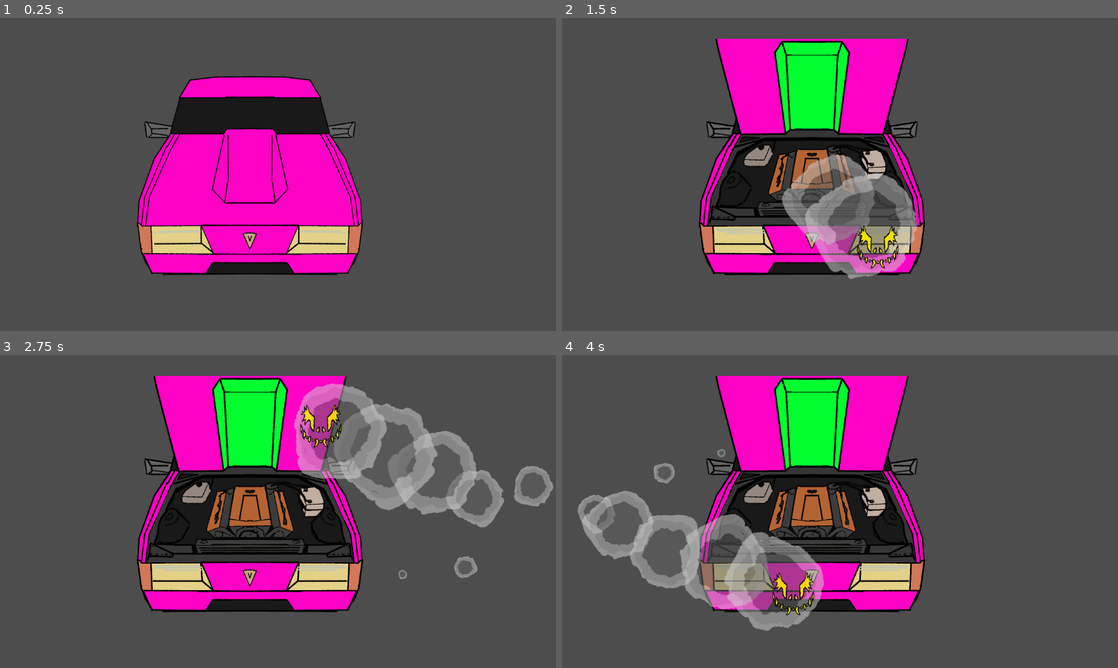
Above: before the commit, frames 1-4 (two rows, left to right).
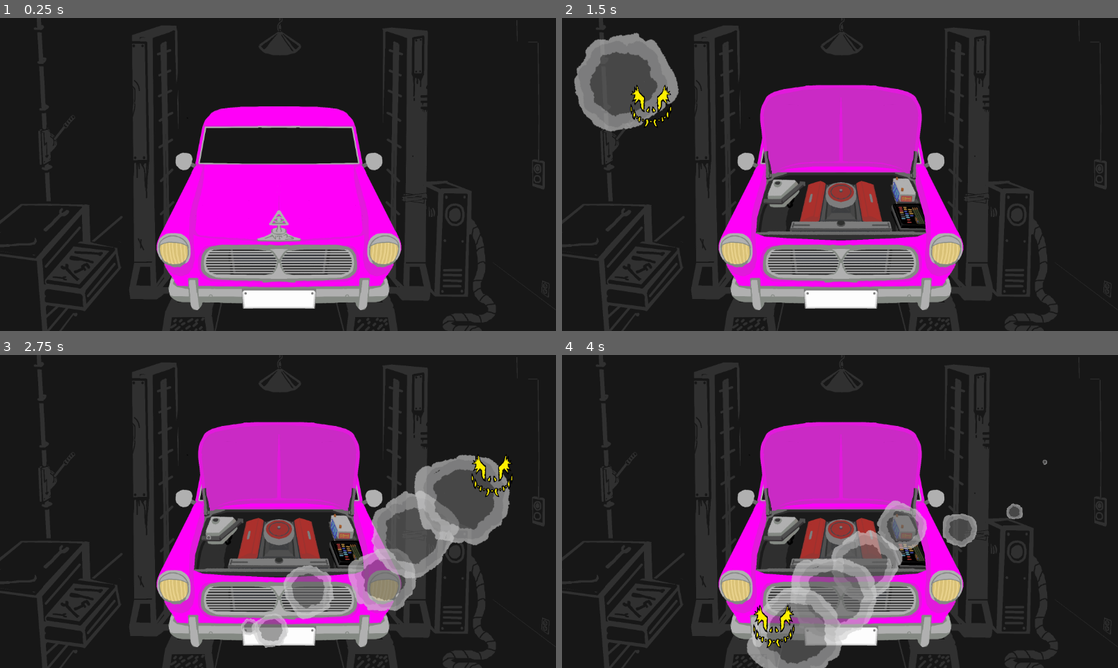
Above: after the commit, the same moments.

Repository: wildp4nts/gamemacgameface
Game: Godot game, scene res://game_scene.tscn
The game is run twice, just before and just after one commit, with the same random seed, the same clock (stepped at 60 frames per second) and the same inputs.
Inputs (mouse positions are in pixels of both pictures, inside the frame that each line leads up to):
- Up to frame 1 (0.25 s): no input
- Up to frame 2 (1.5 s): click (840, 199) at 0.52 s; click (840, 199) at 1.27 s
- Up to frame 3 (2.75 s): click (278, 536) at 2.02 s
- Up to frame 4 (4 s): click (840, 536) at 2.77 s; click (840, 536) at 3.52 s

The runs differ from the first frame. In frame 1, 98% of the frame differs, in the area x 0-100%, y 0-100%; in frame 2, 96%; in frame 3, 95%; in frame 4, 97%.

Commit message:
Car gen, background

Diff:
--- /dev/null
+++ b/classes/Car/car.gd
@@ -0,0 +1,34 @@
+extends Node2D
+
+var cars : Array[String] = ["A", "B", "C"]
+
+var is_open : bool = false
+
+var hoodOpened
+var hoodClosed
+
+@onready var hood : TextureButton = get_node("hood")
+
+# Called when the node enters the scene tree for the first time.
+func _ready():
+	var car : int = randi_range(0, cars.size() - 1)
+	hoodOpened = load("res://assets/CAR/CAR_" + cars[car] + "/HOODO.png")
+	hoodClosed = load("res://assets/CAR/CAR_" + cars[car] + "/HOODC.png")
+	get_node("base").texture = load("res://assets/CAR/CAR_" + cars[car] + "/BASE.png")
+	get_node("grill").texture = load("res://assets/CAR/CAR_" + cars[car] + "/GRILL" + str(randi_range(1, 2)) + ".png")
+	get_node("headlights").texture = load("res://assets/CAR/CAR_" + cars[car] + "/HEADLIGHTS" + str(randi_range(1, 2)) + ".png")
+	hood.texture_normal = hoodClosed
+	hood.texture_click_mask.create_from_image_alpha(hoodClosed.get_image())
+	get_node("regplt").texture = load("res://assets/CAR/CAR_" + cars[car] + "/REGPLT.png")
+	if car != 1: #cars[1] = 'B'
+		get_node("blinkers").texture = load("res://assets/CAR/CAR_" + cars[car] + "/BLINKERS.png")
+
+
+func _on_hood_pressed():
+	if ! is_open:
+		hood.texture_normal = hoodOpened
+		hood.texture_click_mask.create_from_image_alpha(hoodOpened.get_image())
+	else:
+		hood.texture_normal = hoodClosed
+		hood.texture_click_mask.create_from_image_alpha(hoodClosed.get_image())
+	is_open = !is_open
--- /dev/null
+++ b/classes/Car/car.tscn
@@ -0,0 +1,33 @@
+[gd_scene load_steps=4 format=3 uid="uid://dqexsgwolxlno"]
+
+[ext_resource type="Script" path="res://classes/Car/car.gd" id="1_omnf1"]
+[ext_resource type="PackedScene" uid="uid://dhwdo8wn1d4jx" path="res://classes/Car/engine_bay.tscn" id="2_8od8y"]
+
+[sub_resource type="BitMap" id="BitMap_l1cqy"]
+
+[node name="Car" type="Node2D"]
+script = ExtResource("1_omnf1")
+
+[node name="Engine Bay" parent="." instance=ExtResource("2_8od8y")]
+
+[node name="base" type="Sprite2D" parent="."]
+centered = false
+
+[node name="grill" type="Sprite2D" parent="."]
+centered = false
+
+[node name="headlights" type="Sprite2D" parent="."]
+centered = false
+
+[node name="hood" type="TextureButton" parent="."]
+offset_right = 40.0
+offset_bottom = 40.0
+texture_click_mask = SubResource("BitMap_l1cqy")
+
+[node name="regplt" type="Sprite2D" parent="."]
+centered = false
+
+[node name="blinkers" type="Sprite2D" parent="."]
+centered = false
+
+[connection signal="pressed" from="hood" to="." method="_on_hood_pressed"]
--- /dev/null
+++ b/classes/Car/engine_bay.gd
@@ -0,0 +1,15 @@
+extends Node2D
+
+var engine_parts_count : int
+
+signal clicked_on
+
+# Called when the node enters the scene tree for the first time.
+func _ready():
+	var engine_parts : Array[Node] = get_tree().get_nodes_in_group("engine_part")
+	for engine_part in engine_parts:
+		engine_part.pressed.connect(_on_pressed)
+	engine_parts_count = engine_parts.size()
+
+func _on_pressed():
+	clicked_on.emit()
--- a/classes/Car/engine_bay.tscn
+++ b/classes/Car/engine_bay.tscn
@@ -1,5 +1,6 @@
-[gd_scene load_steps=8 format=3 uid="uid://dhwdo8wn1d4jx"]
+[gd_scene load_steps=9 format=3 uid="uid://dhwdo8wn1d4jx"]
 
+[ext_resource type="Script" path="res://classes/Car/engine_bay.gd" id="1_2i5uv"]
 [ext_resource type="Texture2D" uid="uid://tdp6gx8m5ri5" path="res://assets/CAR/ENGINEBAY/BAY.png" id="1_dje1w"]
 [ext_resource type="Texture2D" uid="uid://oirrgvpwfrrd" path="res://assets/CAR/ENGINEBAY/BAYFRONT.png" id="2_ogig3"]
 [ext_resource type="PackedScene" uid="uid://fgge3d5dmw8x" path="res://classes/Car/engine_bay/fusebox.tscn" id="2_pyp8o"]
@@ -9,22 +10,23 @@
 [ext_resource type="PackedScene" uid="uid://phnj1vgcko4p" path="res://classes/Car/engine_bay/watertank.tscn" id="6_wg2m0"]
 
 [node name="Engine Bay" type="Node2D"]
+script = ExtResource("1_2i5uv")
 
 [node name="bay" type="Sprite2D" parent="."]
 texture = ExtResource("1_dje1w")
 centered = false
 
-[node name="Battery" parent="." instance=ExtResource("3_nw4y2")]
+[node name="Battery" parent="." groups=["engine_part"] instance=ExtResource("3_nw4y2")]
 offset_right = 1024.0
 offset_bottom = 1024.0
 
-[node name="Fusebox" parent="." instance=ExtResource("2_pyp8o")]
+[node name="Fusebox" parent="." groups=["engine_part"] instance=ExtResource("2_pyp8o")]
 
-[node name="Engine" parent="." instance=ExtResource("4_iwcl1")]
+[node name="Engine" parent="." groups=["engine_part"] instance=ExtResource("4_iwcl1")]
 
-[node name="Radiator" parent="." instance=ExtResource("5_n321p")]
+[node name="Radiator" parent="." groups=["engine_part"] instance=ExtResource("5_n321p")]
 
-[node name="Watertank" parent="." instance=ExtResource("6_wg2m0")]
+[node name="Watertank" parent="." groups=["engine_part"] instance=ExtResource("6_wg2m0")]
 
 [node name="bay_front" type="Sprite2D" parent="."]
 texture = ExtResource("2_ogig3")
--- a/classes/car_old.gd
+++ b/classes/car_old.gd
@@ -1,4 +1,4 @@
-class_name car
+class_name car_old
 
 extends Node2D
 
--- a/classes/ghost.gd
+++ b/classes/ghost.gd
@@ -15,14 +15,15 @@
 
 @export var y_threshold : float
 
+@export var max_speed : int
+
 var window_id: int
 
 func _ready():
 	timer = get_node("Timer")
 	timer.set_paused(true)
 	get_node("Sprite2D").texture = load("res://assets/GOSE/Ghost" + str(randi_range(1,4)) + ".png")
-	#random spawn position TODO
-	position = Vector2(randi_range((-1)*get_viewport().size.x+1,get_viewport().size.x-1), randi_range((-1)*get_viewport().size.y+1,get_viewport().size.y-1))
+	position = Vector2(randi_range(150,get_viewport().size.x-150), randi_range(150,get_viewport().size.y-150)) #150 je zde aby se nespawnovali v hranicích okna, neni to ideal, ale funguje +-
 
 func _process(delta):
 	if !timer.is_stopped():
@@ -30,6 +31,11 @@
 
 	x_speed += randf_range(-x_threshold,x_threshold)*delta
 	y_speed += randf_range(-y_threshold,y_threshold)*delta
+
+	if (x_speed > max_speed):
+		x_speed = max_speed
+	if (y_speed > max_speed):
+		y_speed = max_speed
 
 	self.position += Vector2(x_speed,y_speed)
 
--- a/classes/ghost.tscn
+++ b/classes/ghost.tscn
@@ -42,6 +42,7 @@
 y_speed = 15.0
 x_threshold = 100.0
 y_threshold = 100.0
+max_speed = 50
 
 [node name="GPUParticles2D" type="GPUParticles2D" parent="."]
 process_material = SubResource("ParticleProcessMaterial_vkwrt")
--- a/enginepart.gd
+++ /dev/null
@@ -1,11 +0,0 @@
-extends TextureButton
-
-
-# Called when the node enters the scene tree for the first time.
-func _ready():
-	pass # Replace with function body.
-
-
-# Called every frame. 'delta' is the elapsed time since the previous frame.
-func _process(delta):
-	pass
--- a/game_scene.gd
+++ b/game_scene.gd
@@ -1,11 +1,24 @@
 extends Node2D
+
+@export var min_enemies_count : int
+
+var enemies_to_spawn : int
+
+var enemies_to_defeat : int
+
+var enemies : Array[Resource] = [preload("res://classes/ghost.tscn")]
 
 func _ready():
 	get_node("left").body_entered.connect(_on_x_body_entered)
 	get_node("right").body_entered.connect(_on_x_body_entered)
 	get_node("up").body_entered.connect(_on_y_body_entered)
 	get_node("down").body_entered.connect(_on_y_body_entered)
+	var engine = get_node("Car/Engine Bay")
+	engine.clicked_on.connect(_on_clicked_on_engine)
 
+	enemies_to_spawn = randi_range(min_enemies_count, engine.engine_parts_count)
+	print(enemies_to_spawn)
+	enemies_to_defeat = enemies_to_spawn
 
 
 func _on_x_body_entered(body):
@@ -15,3 +28,20 @@
 func _on_y_body_entered(body):
 	if (body is ghost):
 		body.y_speed *= -1
+
+func _on_clicked_on_engine():
+	if (enemies_to_spawn == 0):
+		return
+
+	var instance : Node = enemies[randi_range(0,enemies.size() - 1)].instantiate()
+	add_child(instance)
+	instance.defeated.connect(enemy_defeated)
+	enemies_to_spawn -= 1
+
+
+func enemy_defeated(instance):
+	instance.queue_free()
+	print("defeated")
+	enemies_to_defeat -= 1
+	if (enemies_to_defeat == 0):
+		print("defeated all enemies")
--- a/game_scene.tscn
+++ b/game_scene.tscn
@@ -1,7 +1,8 @@
-[gd_scene load_steps=5 format=3 uid="uid://cdge3xegix4gd"]
+[gd_scene load_steps=6 format=3 uid="uid://cdge3xegix4gd"]
 
 [ext_resource type="Script" path="res://game_scene.gd" id="1_nrm5f"]
-[ext_resource type="PackedScene" uid="uid://coa0k7irphlrs" path="res://classes/car_old.tscn" id="1_xteds"]
+[ext_resource type="PackedScene" uid="uid://dqexsgwolxlno" path="res://classes/Car/car.tscn" id="2_cib0n"]
+[ext_resource type="Texture2D" uid="uid://mkxu310r8te0" path="res://assets/BGGGGG.png" id="3_3x560"]
 
 [sub_resource type="RectangleShape2D" id="RectangleShape2D_so5xd"]
 size = Vector2(48, 1322)
@@ -12,9 +13,7 @@
 [node name="Node2D" type="Node2D"]
 scale = Vector2(0.5, 0.5)
 script = ExtResource("1_nrm5f")
-
-[node name="Car" parent="." instance=ExtResource("1_xteds")]
-position = Vector2(1036, 598)
+min_enemies_count = 2
 
 [node name="left" type="Area2D" parent="."]
 
@@ -39,3 +38,13 @@
 [node name="CollisionShape2D2" type="CollisionShape2D" parent="down"]
 position = Vector2(1158, 1298)
 shape = SubResource("RectangleShape2D_q4e5c")
+
+[node name="Car" parent="." instance=ExtResource("2_cib0n")]
+position = Vector2(644, 239)
+
+[node name="ParallaxBackground" type="ParallaxBackground" parent="."]
+
+[node name="Sprite2D" type="Sprite2D" parent="ParallaxBackground"]
+position = Vector2(580, 360)
+scale = Vector2(0.5, 0.5)
+texture = ExtResource("3_3x560")
Binary file added: assets/BGGGGG.png
Not shown, added: assets/BGGGGG.png.import
Renamed: assets/CAR/CAR_A/Blinkers.png -> assets/CAR/CAR_A/BLINKERS.png
Not shown, changed: assets/CAR/CAR_A/BLINKERS.png.import
Renamed: assets/CAR/CAR_A/GRILL.png -> assets/CAR/CAR_A/GRILL1.png
Not shown, changed: assets/CAR/CAR_A/GRILL1.png.import
Renamed: assets/CAR/CAR_A/HEADLIGHTS.png -> assets/CAR/CAR_A/HEADLIGHTS1.png
Not shown, changed: assets/CAR/CAR_A/HEADLIGHTS1.png.import
Renamed: assets/CAR/CAR_B/MAIN.png -> assets/CAR/CAR_B/BASE.png
Not shown, changed: assets/CAR/CAR_B/BASE.png.import
Renamed: assets/CAR/CAR_B/GRILL.png -> assets/CAR/CAR_B/GRILL1.png
Not shown, changed: assets/CAR/CAR_B/GRILL1.png.import
(and 12 more such lines)
